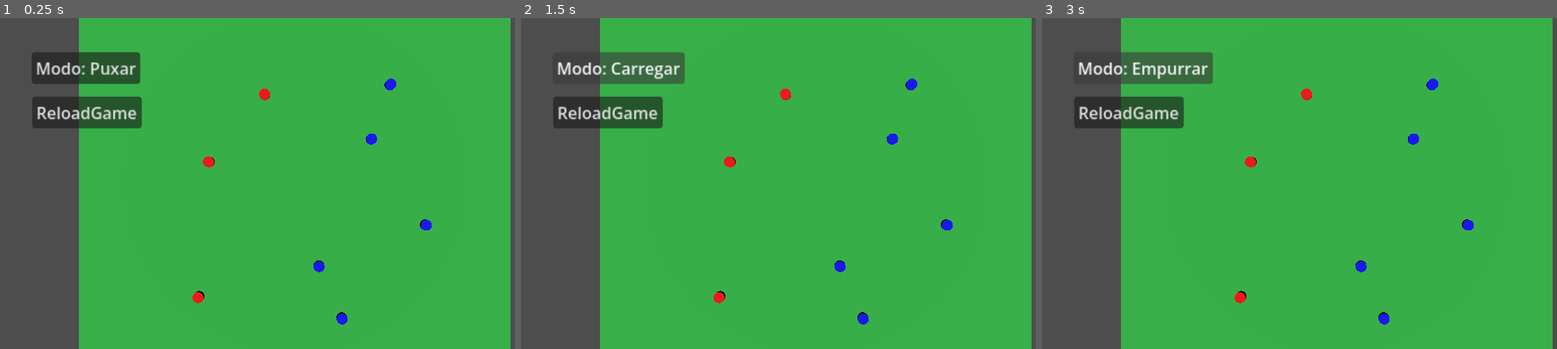
Above: before the commit, frames 1-3 (left to right).
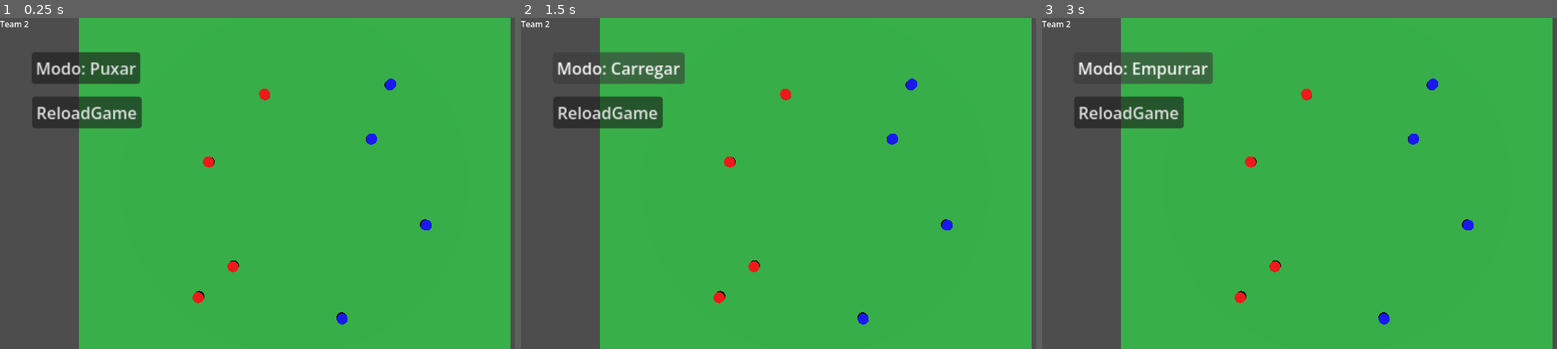
Above: after the commit, the same moments.

Repository: PelvicPsycho/ultimate-botao
Game: Godot game, scene res://Scenes/main.tscn
Two runs of this game, one before a commit and one after it. Both use one fixed random seed, a clock stepped at 60 frames per second and the inputs below.
Inputs:
- Up to frame 1 (0.25 s): no input
- Up to frame 2 (1.5 s): click "Modo: Puxar" at 0.5 s; click "Modo: Empurrar" at 1.25 s
- Up to frame 3 (3 s): click "Modo: Carregar" at 2 s; click "Modo: Puxar" at 2.75 s

The runs differ from the first frame. In frame 1, 0.2% of the frame differs, in the area x 0-64%, y 0-77%; in frame 2, 0.2%; in frame 3, 0.2%.

Commit message:
depois de aplicar força na peça ou impulso no modo carregar, troca time

Diff:
--- /dev/null
+++ b/Scenes/canvas_HUD.gd
@@ -0,0 +1,7 @@
+extends CanvasLayer
+
+@onready var label_time = $Label_Time
+
+
+func _process(delta: float) -> void:
+	label_time.text = "Team " +str(EquipeAtual.current_team)
--- a/Scenes/main.tscn
+++ b/Scenes/main.tscn
@@ -2,6 +2,7 @@
 
 [ext_resource type="Script" uid="uid://bdb4c4vm44ka" path="res://Scenes/main.gd" id="1_bo1nx"]
 [ext_resource type="PackedScene" uid="uid://hmf6i4gidpr8" path="res://Scenes/peca.tscn" id="1_jjgbg"]
+[ext_resource type="Script" uid="uid://ca7o838h3ugpd" path="res://Scenes/canvas_HUD.gd" id="3_8gbba"]
 
 [sub_resource type="PlaneMesh" id="PlaneMesh_7u77a"]
 
@@ -32,7 +33,7 @@
 transform = Transform3D(1, 0, 0, 0, 0.5333636, 0.8458861, 0, -0.8458861, 0.5333636, 0, 15.213234, 10.093478)
 
 [node name="Peca" parent="." unique_id=147395339 instance=ExtResource("1_jjgbg")]
-transform = Transform3D(1, 0, 0, 0, 1, 0, 0, 0, 1, 1.1144791, 0.06965332, 3.8086073)
+transform = Transform3D(1, 0, 0, 0, 1, 0, 0, 0, 1, -2.8317127, 0.06965332, 3.8086073)
 
 [node name="Peca2" parent="." unique_id=1883444097 instance=ExtResource("1_jjgbg")]
 transform = Transform3D(1, 0, 0, 0, 1, 0, 0, 0, 1, 3.5255547, 0.06965332, -2.0457597)
@@ -56,6 +57,7 @@
 transform = Transform3D(1, 0, 0, 0, 1, 0, 0, 0, 1, 4.403015, 0.06965332, -4.5541105)
 
 [node name="CanvasLayer" type="CanvasLayer" parent="." unique_id=389019415]
+script = ExtResource("3_8gbba")
 
 [node name="Button" type="Button" parent="CanvasLayer" unique_id=1412068170]
 offset_left = 62.0
@@ -73,5 +75,9 @@
 scale = Vector2(2, 2)
 text = "ReloadGame"
 
+[node name="Label_Time" type="Label" parent="CanvasLayer" unique_id=1518430916]
+offset_right = 40.0
+offset_bottom = 23.0
+
 [connection signal="pressed" from="CanvasLayer/Button" to="." method="_on_button_puxar_pressed"]
 [connection signal="pressed" from="CanvasLayer/BotaoRestart" to="." method="_on_botao_restart_pressed"]
--- a/Scenes/peca.gd
+++ b/Scenes/peca.gd
@@ -82,6 +82,15 @@
 	_cancelar_interacao()
 
 func _on_input_event(camera: Node, event: InputEvent, event_position: Vector3, normal: Vector3, shape_idx: int) -> void:
+
+	#se não for da equipe, não interage
+	if EquipeAtual.current_team == 1:
+		if team == Team.Team2:
+			return
+	if EquipeAtual.current_team == 2:
+		if team == Team.Team1:
+			return
+
 	if event is InputEventMouseButton and event.button_index == MOUSE_BUTTON_LEFT:
 		if event.pressed:
 			is_dragging = true
@@ -101,6 +110,8 @@
 func _input(event: InputEvent) -> void:
 	if not is_dragging:
 		return
+
+
 
 	if event is InputEventMouseMotion:
 		match modo_atual:
@@ -186,6 +197,9 @@
 
 			apply_central_impulse(vetor_forca_3d)
 
+			#troca time depois da força
+			EquipeAtual.troca_time()
+
 		_cancelar_interacao()
 
 # ==========================================
@@ -208,6 +222,9 @@
 	apply_central_impulse(vetor_forca_3d)
 	_cancelar_interacao()
 
+	#depois de aplicar força, troca time
+	EquipeAtual.troca_time()
+
 func _cancelar_interacao() -> void:
 	is_dragging = false
 	direcao_travada = false
--- a/scripts/equipe_atual.gd
+++ b/scripts/equipe_atual.gd
@@ -1,4 +1,5 @@
 extends Node
+
 
 @export var current_team = 1
 
@@ -8,3 +9,9 @@
 		current_team = 1
 	else:
 		current_team = 2
+
+func troca_time():
+	if current_team == 1:
+		current_team = 2
+	else:
+		current_team = 1
Not shown, added: Scenes/canvas_HUD.gd.uid
